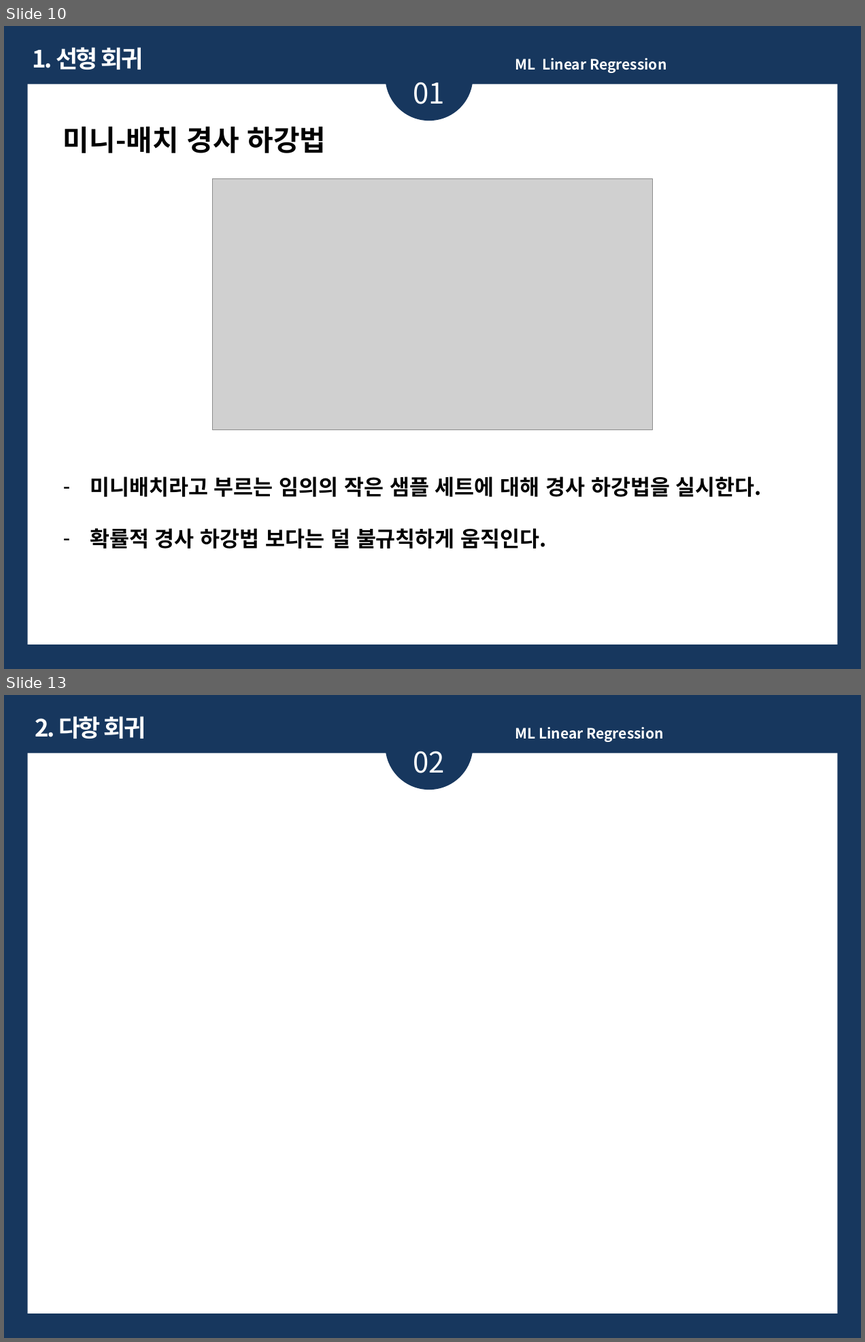
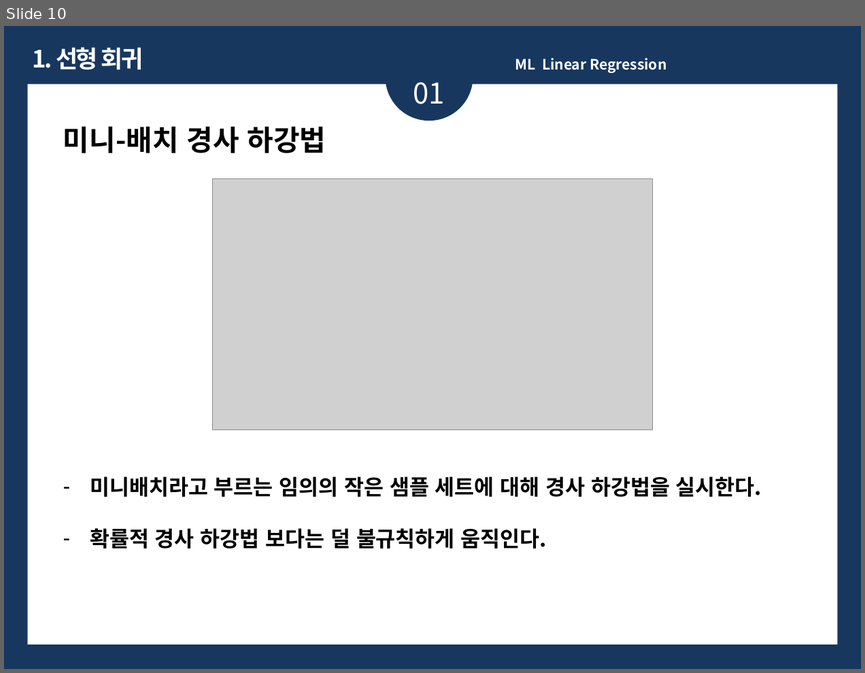
Before and after one commit to ykykyk112/machine_learning, a slide deck: sklearn_exercise/Linear_Regression_Review.pptx. Shown one above the other, each under a label of ours: slides 10 and 13 before the commit, slide 10 after it; the slides between them are not shown. The pictures are 865x1342 and 865x673 pixels, drawn with LibreOffice and Linux fonts; fonts in the diff are those of the drawing; grey boxes stand for pictures. Boxes give left, top, right and bottom in pixels: in the first picture for what was removed or moved away, otherwise in the second. Text is boxed around its words. In the diff, an @@ line names an element or a change of style, - is before the commit and + after.

Commit message:
2021.02.08 Linear Regression Review File 추가
- Regularization
- Early Stopping
- Logistic Regression
- Softmax Regression

```diff
--- a/sklearn_exercise/Linear_Regression_Review.pptx
+++ b/sklearn_exercise/Linear_Regression_Review.pptx
@@ slide 13 removed at box(4, 695, 861, 1338), background #17375E @@
@@ ellipse removed at box(385, 702, 473, 790) @@
@@ text removed at box(35, 716, 146, 739) @@
-2. 다항 회귀
@@ text removed at box(515, 727, 663, 742) @@
-ML Linear Regression
@@ rectangle removed at box(28, 753, 838, 1314) @@
@@ text removed at box(413, 751, 445, 773) @@
-02
```
Also in this commit, not shown: 4 slides changed, 7 slides added, 15 other slides removed.
